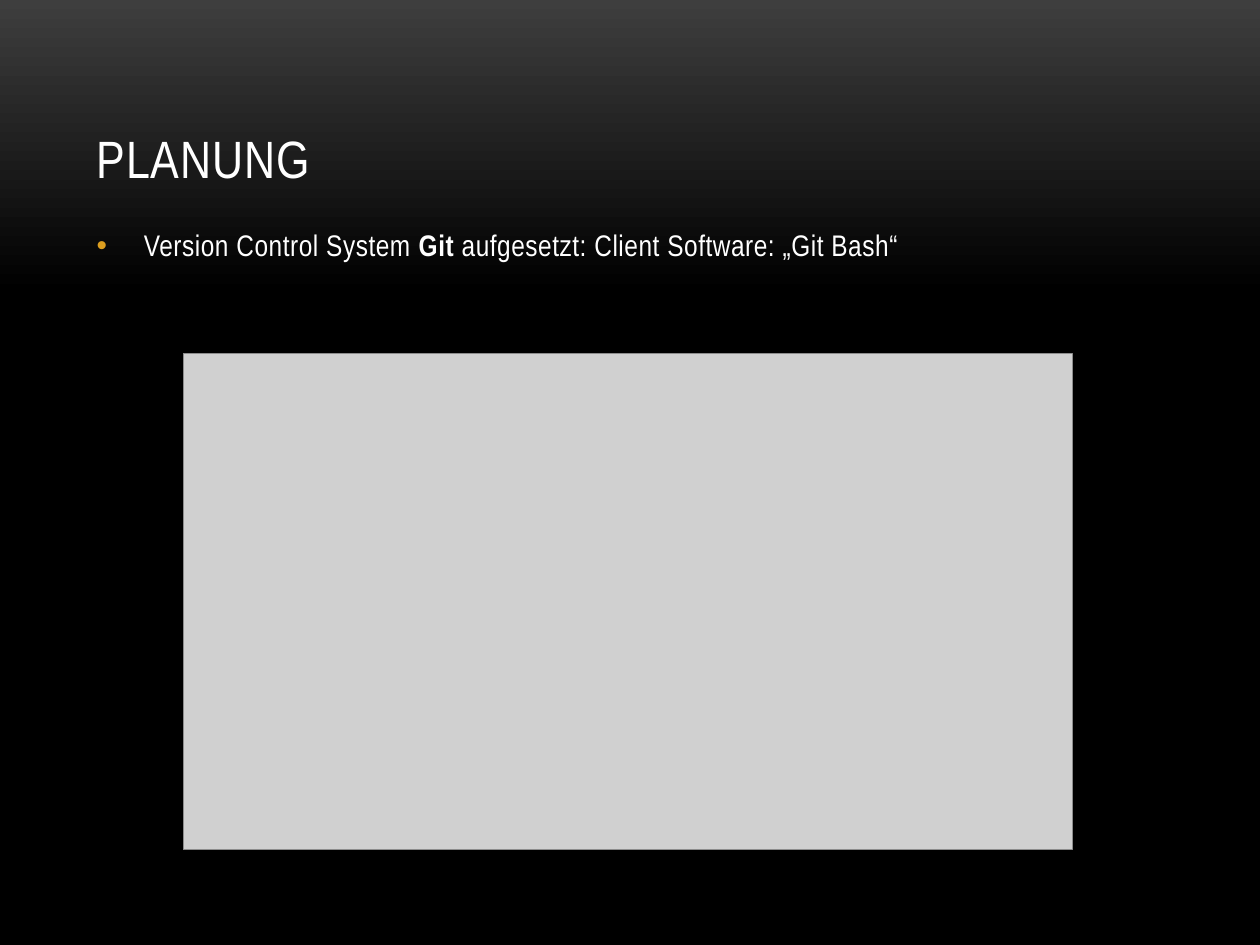
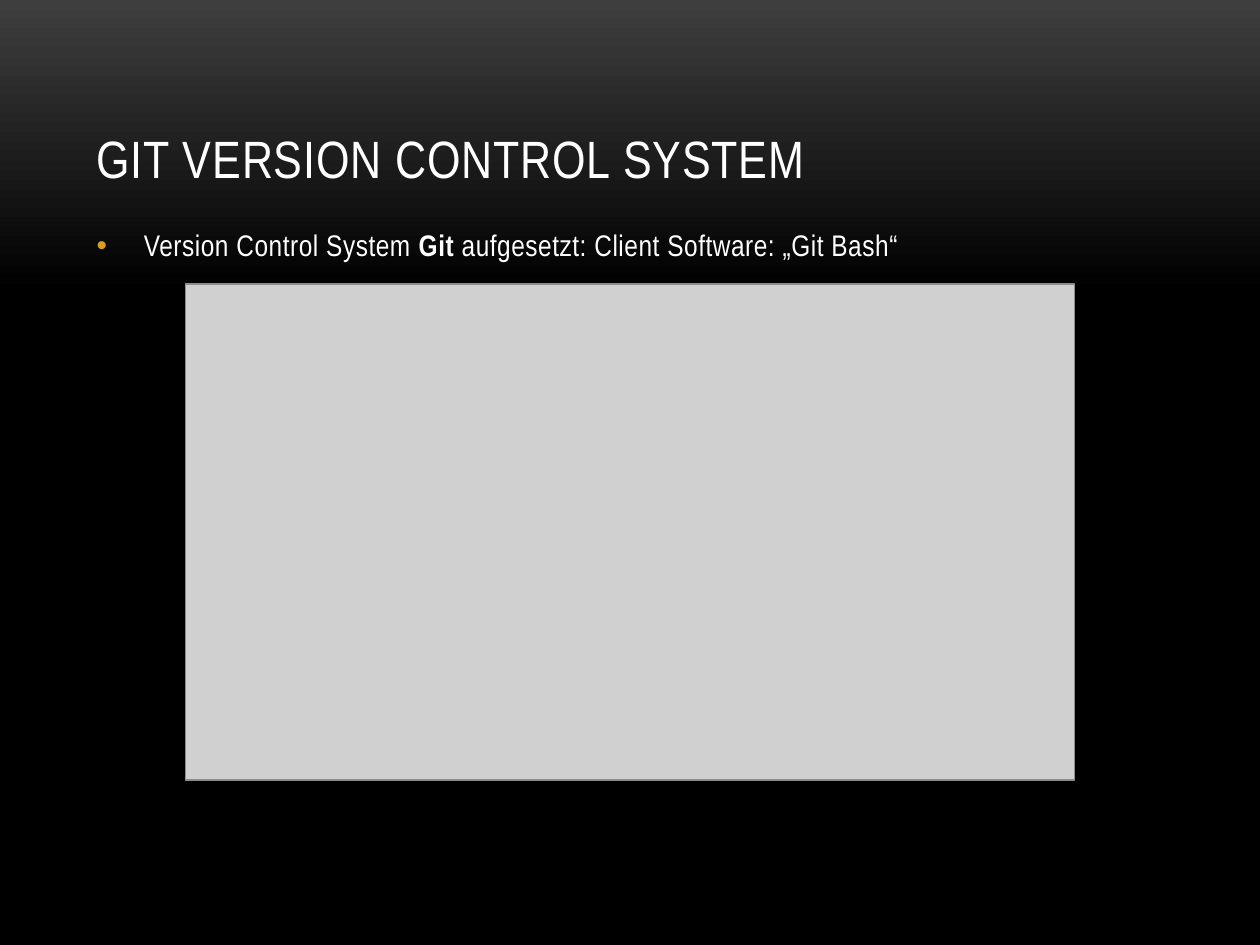
Before and after one commit to baertschi/Puzzle, a slide deck: slide 10 of Doku/Puzzle.pptx. Drawn at 1260x945 pixels with LibreOffice and Linux fonts; fonts in the diff are those of the drawing; grey boxes stand for pictures; background and template pictures are left out. Boxes give left, top, right and bottom in pixels: in the first picture for what was removed or moved away, otherwise in the second. Text is boxed around its words. In the diff, an @@ line names an element or a change of style, - is before the commit and + after.

```diff
--- a/Doku/Puzzle.pptx
+++ b/Doku/Puzzle.pptx
@@ title at bbox=[97, 141, 804, 179]: text changed @@
-PLANUNG
+GIT VERSION CONTROL SYSTEM
@@ picture: place and size @@
-picture at bbox=[184, 353, 1072, 849]
+picture at bbox=[185, 284, 1074, 780]
```
Also in this commit, not shown: 7 other slides changed, 11 slides added, 5 slides removed.
